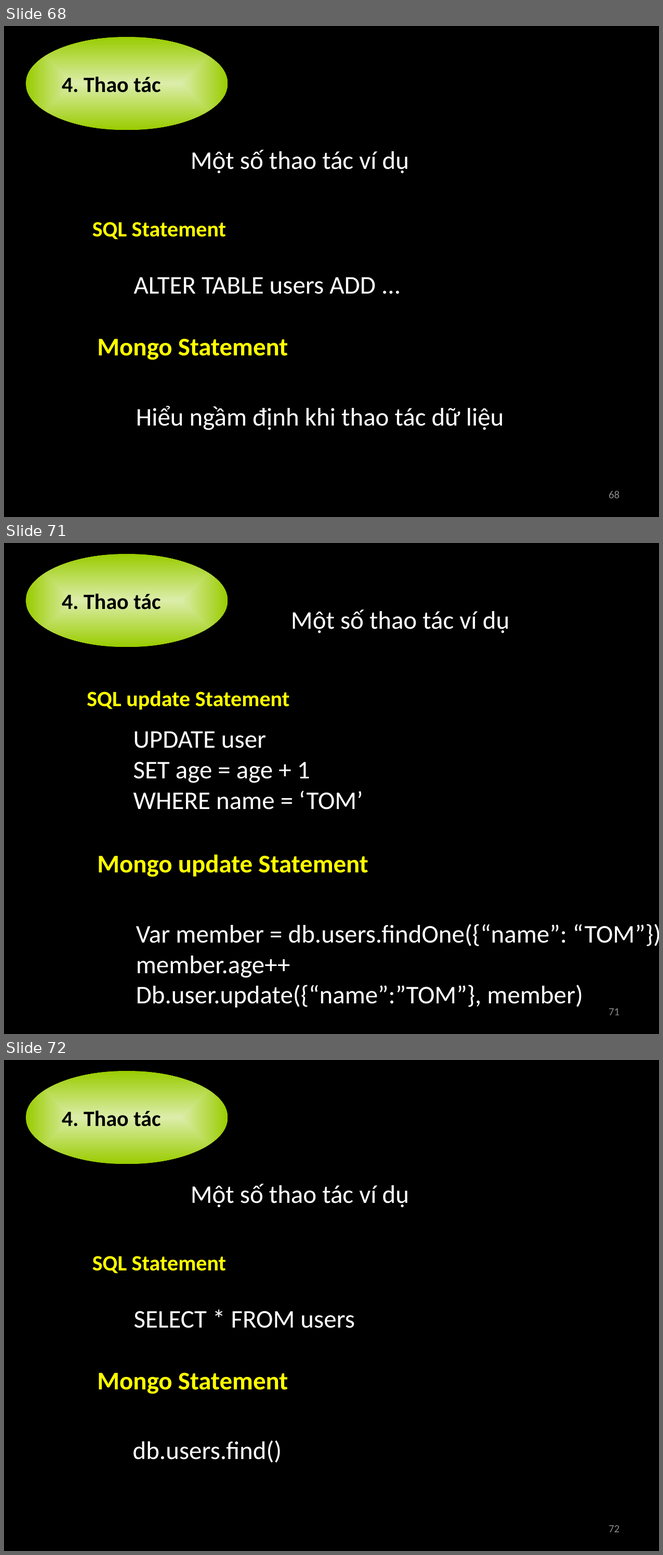
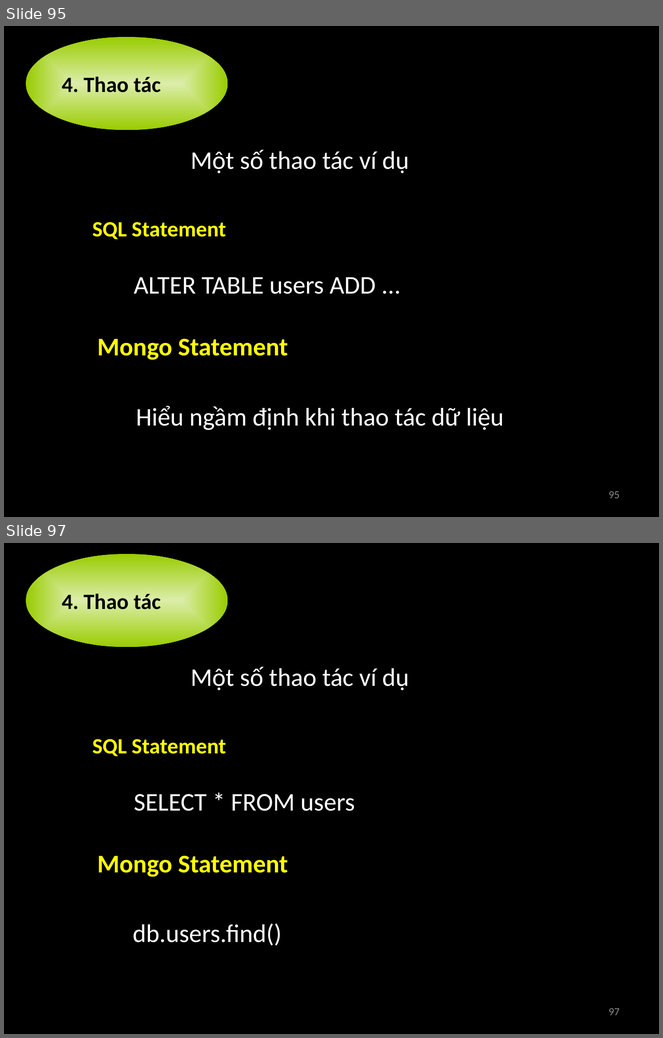
Before and after one commit to nguyenminhthong27/academic-term2-2012-distributed-application-group-21, a slide deck: 0.Seminar MongoDB/Introduction MongoDB.pptx. Shown one above the other, each under a label of ours: slides 68, 71 and 72 before the commit, slides 95 and 97 after it; the slides between them are not shown. The pictures are 663x1555 and 663x1038 pixels, drawn with LibreOffice and Linux fonts; fonts in the diff are those of the drawing. Boxes give left, top, right and bottom in pixels: in the first picture for what was removed or moved away, otherwise in the second. Text is boxed around its words. In the diff, an @@ line names an element or a change of style, - is before the commit and + after.

```diff
--- a/0.Seminar MongoDB/Introduction MongoDB.pptx
+++ b/0.Seminar MongoDB/Introduction MongoDB.pptx
@@ slide 71 removed at (x1=4, y1=543, x2=659, y2=1034), background #000000 @@
@@ ellipse removed at (x1=26, y1=554, x2=228, y2=647) @@
-4. Thao tác
@@ text removed at (x1=291, y1=610, x2=509, y2=633) @@
-Một số thao tác ví dụ
@@ text removed at (x1=87, y1=691, x2=290, y2=710) @@
-SQL update Statement
@@ text removed at (x1=133, y1=731, x2=363, y2=810) @@
-UPDATE user
-SET age = age + 1
-WHERE name = ‘TOM’
@@ text removed at (x1=97, y1=854, x2=368, y2=877) @@
-Mongo update Statement
@@ text removed at (x1=136, y1=924, x2=659, y2=1008) @@
-Var member = db.users.findOne({“name”: “TOM”})
-member.age++
-Db.user.update({“name”:”TOM”}, member)
@@ page number removed at (x1=609, y1=1008, x2=620, y2=1016) @@
-71
@@ what was slide 68 is now slide 95 @@
@@ page number at (x1=609, y1=491, x2=620, y2=499): text changed @@
-68
+95
@@ what was slide 72 is now slide 97 @@
@@ page number at (x1=609, y1=1008, x2=620, y2=1016): text changed @@
-72
+97
```
Also in this commit, not shown: 26 slides changed, 29 slides added.
